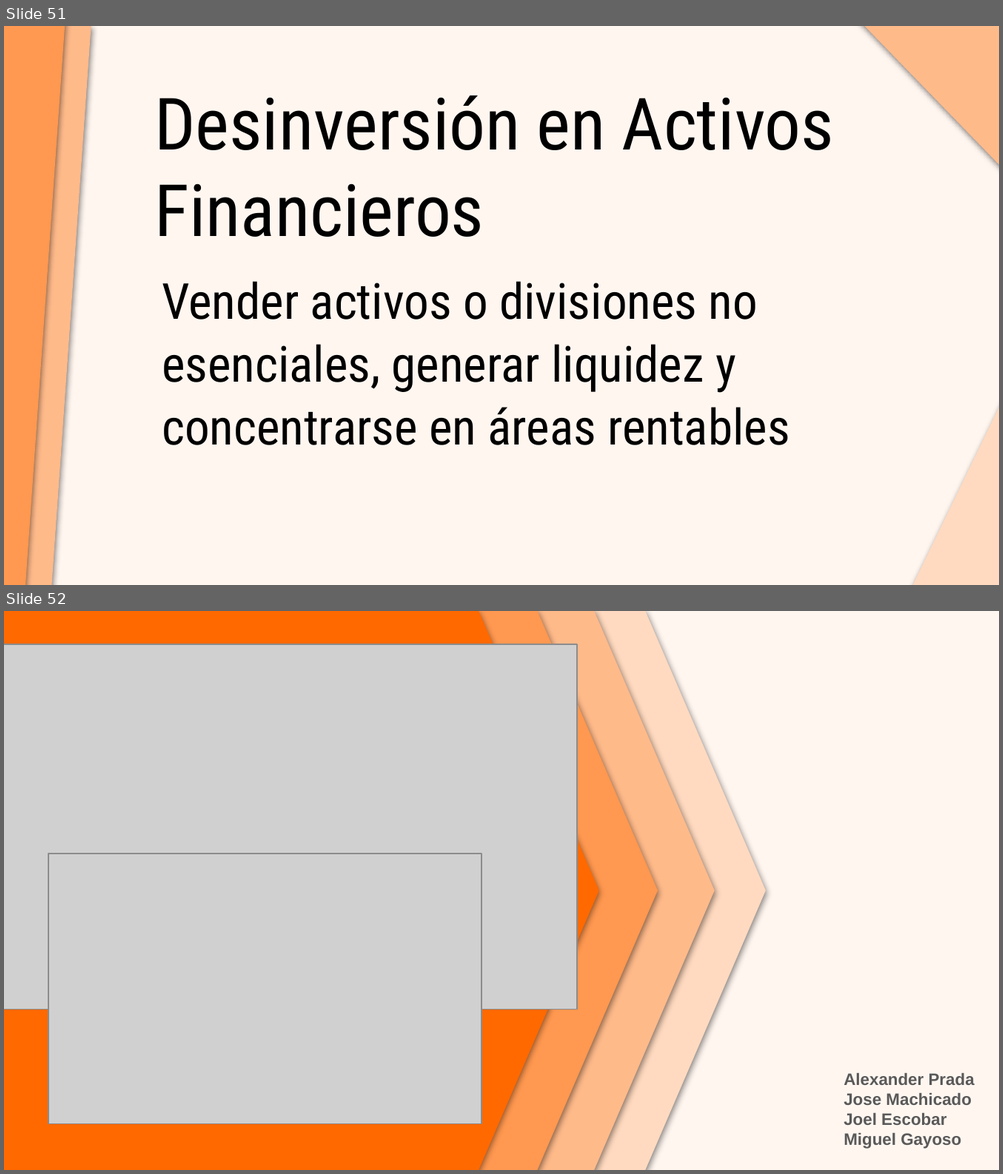
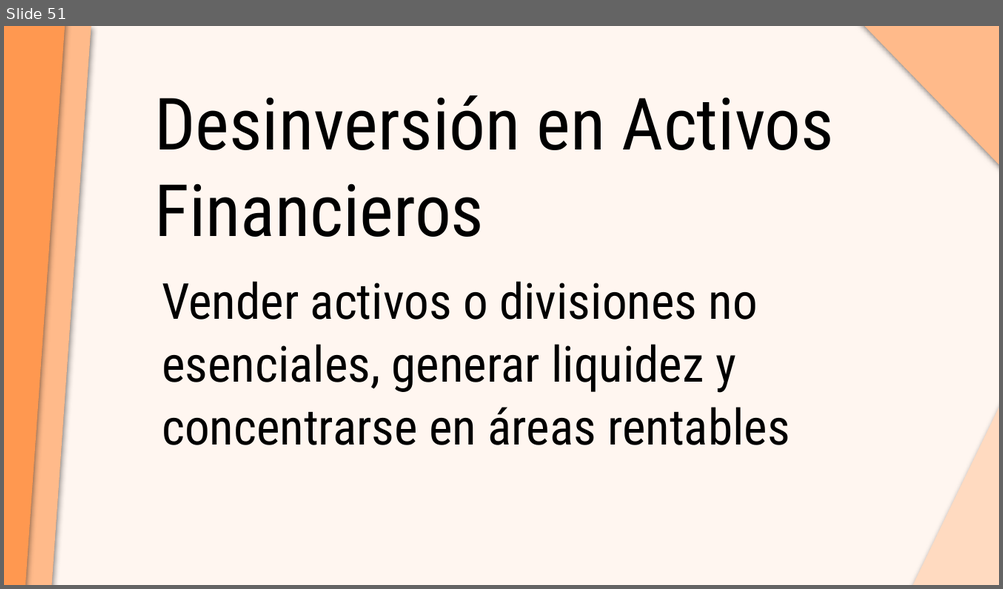
Before and after one commit to Lenh22/UNLAM, a slide deck: Lic Tecnologia/Gestion Proceso de Negocio/TPs/TP 1/TP1 - Presentación.pptx. Shown one above the other, each under a label of ours: slides 51 and 52 before the commit, slide 51 after it. The pictures are 1003x1174 and 1003x589 pixels, drawn with LibreOffice and Linux fonts; fonts in the diff are those of the drawing; grey boxes stand for pictures. Boxes give left, top, right and bottom in pixels: in the first picture for what was removed or moved away, otherwise in the second. Text is boxed around its words. In the diff, an @@ line names an element or a change of style, - is before the commit and + after.

```diff
--- a/Lic Tecnologia/Gestion Proceso de Negocio/TPs/TP 1/TP1 - Presentación.pptx
+++ b/Lic Tecnologia/Gestion Proceso de Negocio/TPs/TP 1/TP1 - Presentación.pptx
@@ slide 52 removed at (x1=4, y1=611, x2=999, y2=1170), background #FFF6F0 @@
@@ flow chart offpage connector removed at (x1=4, y1=611, x2=598, y2=1170) @@
@@ flow chart offpage connector removed at (x1=54, y1=611, x2=657, y2=1170) @@
@@ flow chart offpage connector removed at (x1=111, y1=611, x2=714, y2=1170) @@
@@ flow chart offpage connector removed at (x1=162, y1=611, x2=764, y2=1170) @@
@@ picture removed at (x1=4, y1=645, x2=577, y2=1010) @@
@@ picture removed at (x1=48, y1=854, x2=481, y2=1125) @@
@@ text removed at (x1=843, y1=1073, x2=974, y2=1149) @@
-Alexander Prada
-Jose Machicado
-Joel Escobar
-Miguel Gayoso
```
Also in this commit, not shown: 1 slide added, 14 other files.
